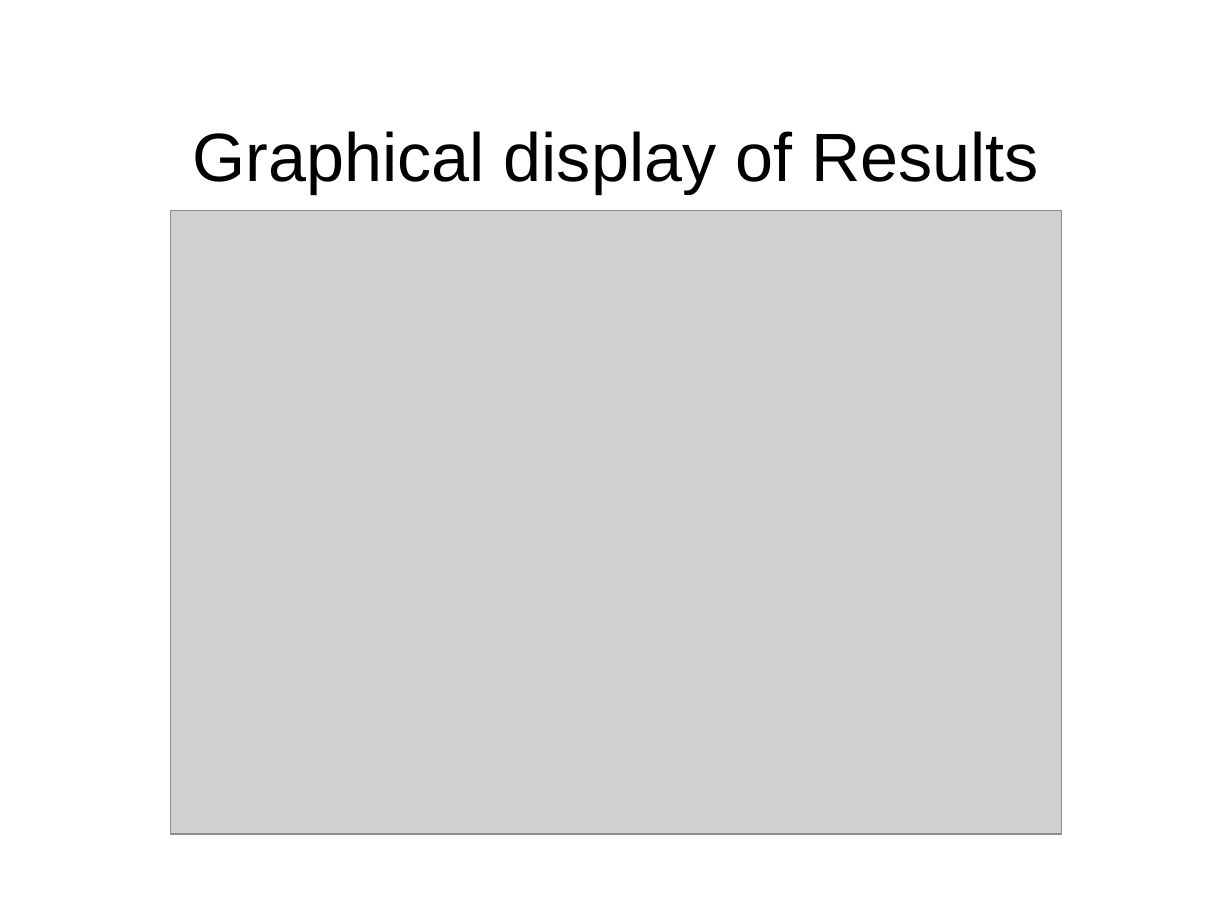
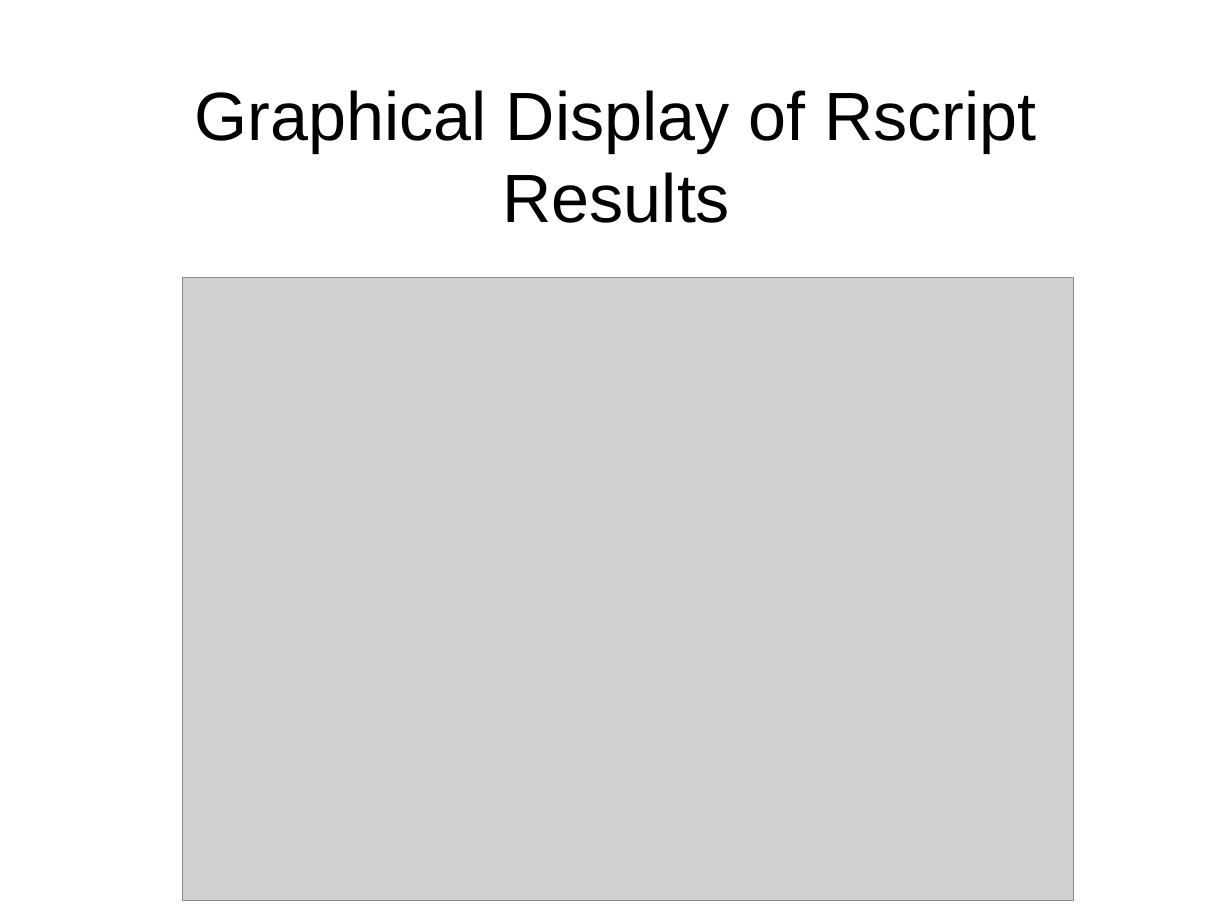
Before and after one commit to cwi-swat/meta-environment, a slide deck: slide 31 of meta-doc/analysis/rascal-slides/rascal-slides.odp (slide 34 before the commit). Drawn at 1232x924 pixels with LibreOffice and Linux fonts; fonts in the diff are those of the drawing; grey boxes stand for pictures; background and template pictures are left out. Boxes give left, top, right and bottom in pixels: in the first picture for what was removed or moved away, otherwise in the second. Text is boxed around its words. In the diff, an @@ line names an element or a change of style, - is before the commit and + after.

```diff
--- a/meta-doc/analysis/rascal-slides/rascal-slides.odp
+++ b/meta-doc/analysis/rascal-slides/rascal-slides.odp
@@ title at (195,90,1036,223): text changed @@
-Graphical display of Results
+Graphical Display of Rscript Results
@@ picture: place and size @@
-picture at (171,210,1062,834)
+picture at (182,277,1073,901)
```
Also in this commit, not shown: 16 other slides changed, 5 slides added, 5 slides removed, 1 other file.
